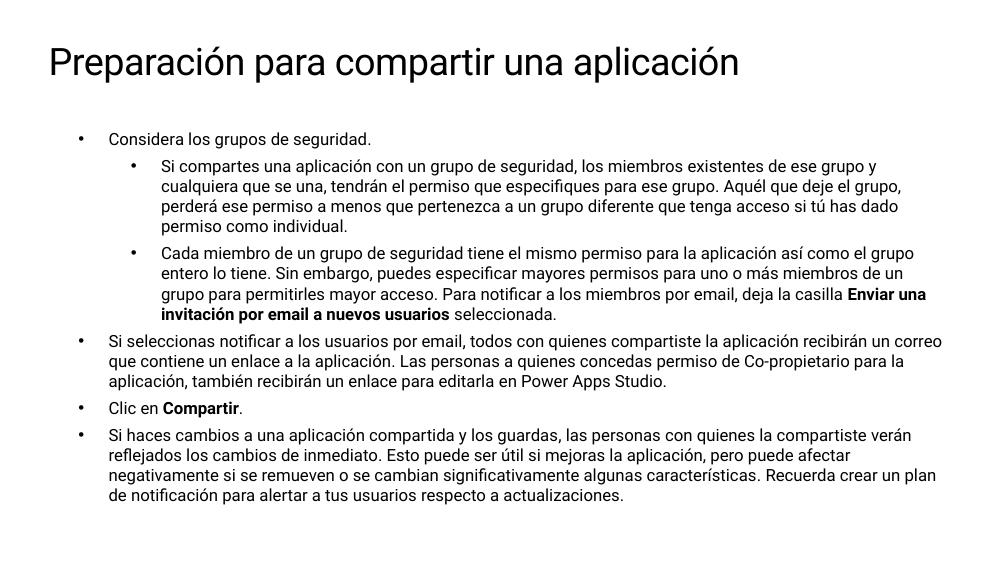
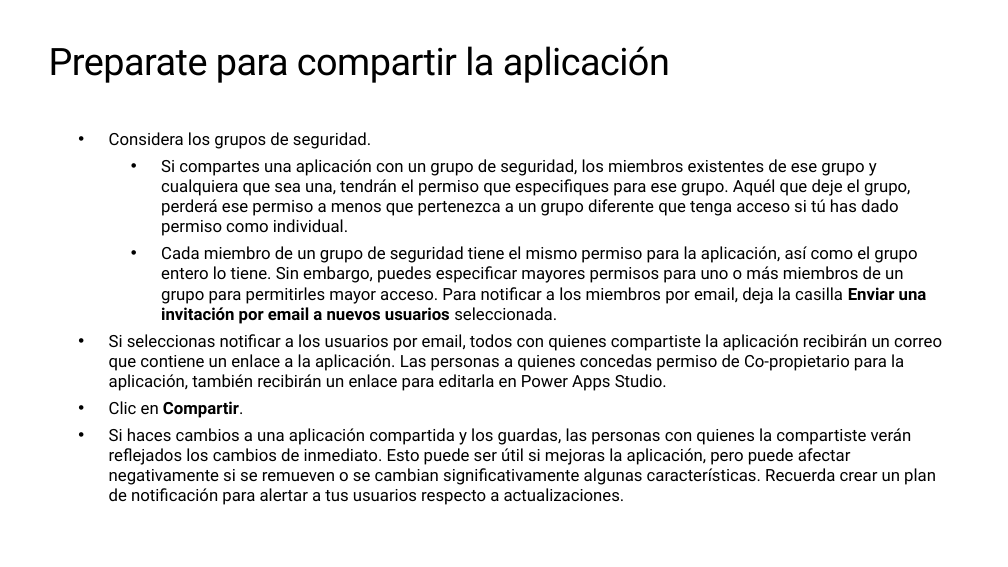
Before and after one commit to microsoft/workshop-library, a slide deck: slide 38 of full/power-platform-canvas-app/slides_es.pptx. Drawn at 1008x567 pixels with LibreOffice and Linux fonts; fonts in the diff are those of the drawing; background and template pictures are left out. Boxes give left, top, right and bottom in pixels: in the first picture for what was removed or moved away, otherwise in the second. Text is boxed around its words. In the diff, an @@ line names an element or a change of style, - is before the commit and + after.

```diff
--- a/full/power-platform-canvas-app/slides_es.pptx
+++ b/full/power-platform-canvas-app/slides_es.pptx
@@ title at box(49, 46, 670, 83): text changed @@
-Preparación para compartir una aplicación
+Preparate para compartir la aplicación
@@ text at box(161, 159, 927, 324): text changed @@
-  • Si compartes una aplicación con un grupo de seguridad, los miembros existentes de ese grupo y cualquiera que se una, tendrán el permiso que especifiques para ese grupo. Aquél que deje el grupo, perderá ese permiso a menos que pertenezca a un grupo diferente que tenga acceso si tú has dado permiso como individual.
-  • Cada miembro de un grupo de seguridad tiene el mismo permiso para la aplicación así como el grupo entero lo tiene. Sin embargo, puedes especificar mayores permisos para uno o más miembros de un grupo para permitirles mayor acceso. Para notificar a los miembros por email, deja la casilla Enviar una invitación por email a nuevos usuarios seleccionada.
+  • Si compartes una aplicación con un grupo de seguridad, los miembros existentes de ese grupo y cualquiera que sea una, tendrán el permiso que especifiques para ese grupo. Aquél que deje el grupo, perderá ese permiso a menos que pertenezca a un grupo diferente que tenga acceso si tú has dado permiso como individual.
+  • Cada miembro de un grupo de seguridad tiene el mismo permiso para la aplicación, así como el grupo entero lo tiene. Sin embargo, puedes especificar mayores permisos para uno o más miembros de un grupo para permitirles mayor acceso. Para notificar a los miembros por email, deja la casilla Enviar una invitación por email a nuevos usuarios seleccionada.
```
Also in this commit, not shown: 21 other slides changed, 6 slides added, 6 slides removed.
